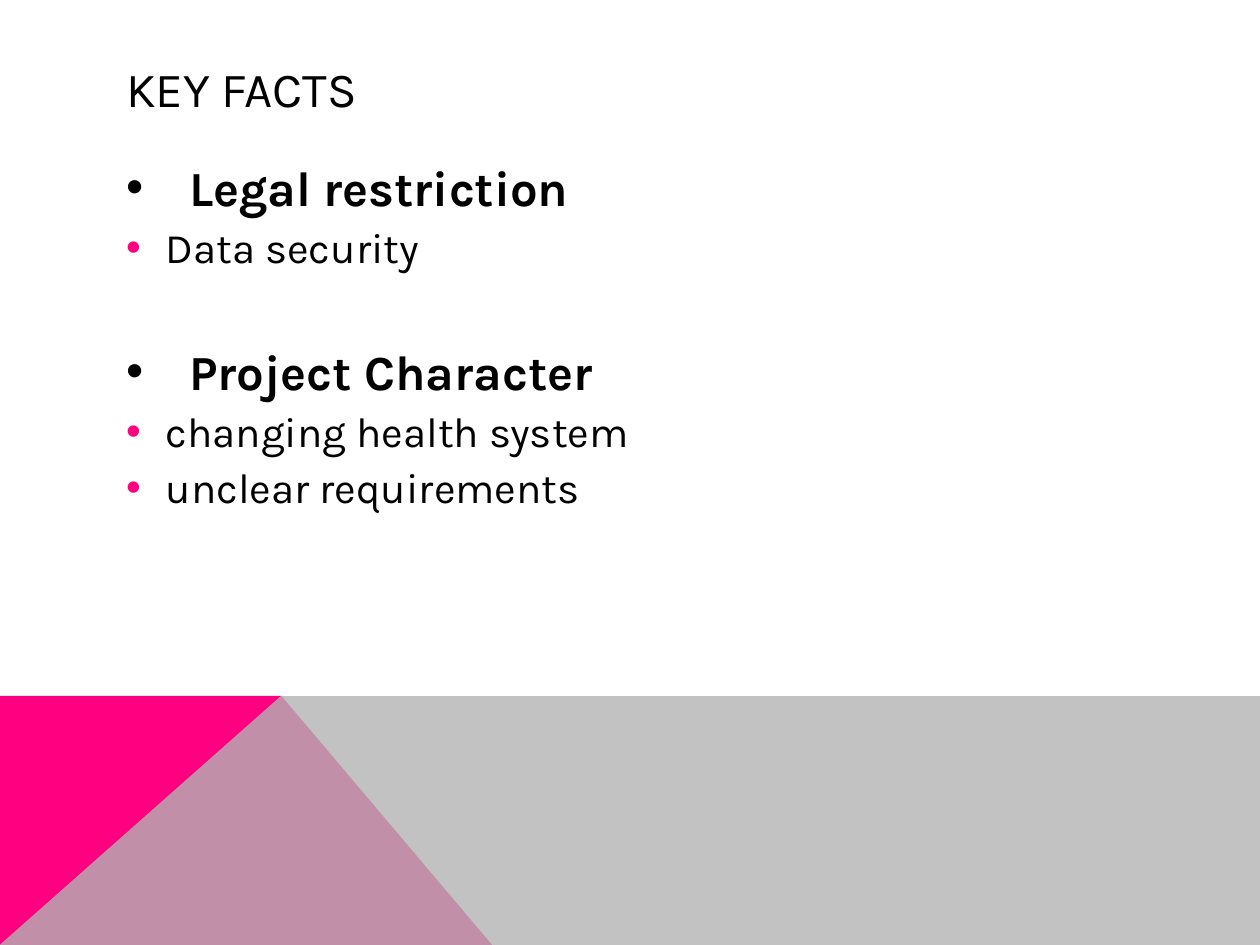
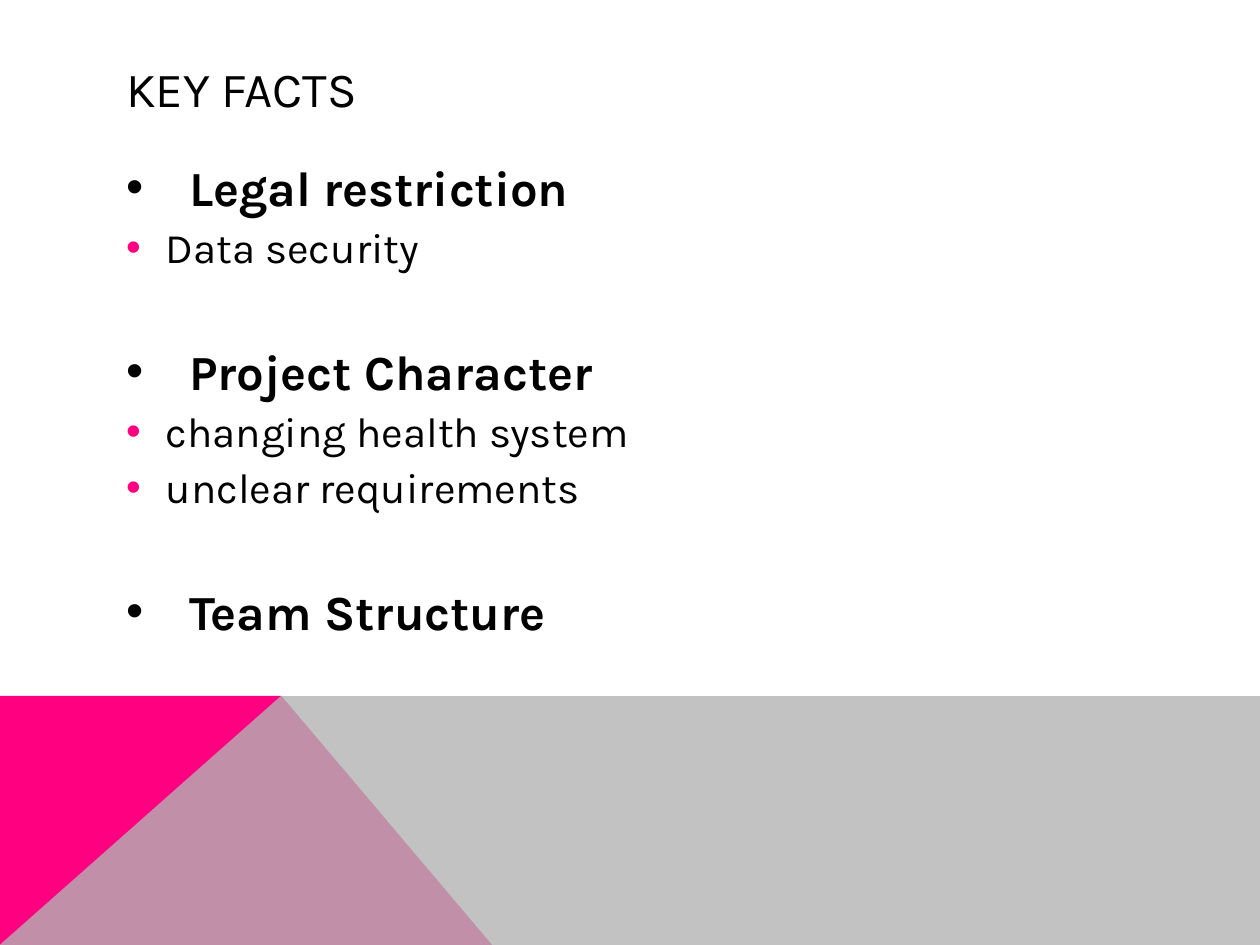
Before and after one commit to simonkrenger/ch.bfh.bti7081.s2013.pink, a slide deck: slide 3 of Project Pink/doc/task02/Presentation - CS Task 2.pptx. Drawn at 1260x945 pixels with LibreOffice and Linux fonts; fonts in the diff are those of the drawing. Boxes give left, top, right and bottom in pixels: in the first picture for what was removed or moved away, otherwise in the second. Text is boxed around its words. In the diff, an @@ line names an element or a change of style, - is before the commit and + after.

Commit message:
Präsentation update.

```diff
--- a/Project Pink/doc/task02/Presentation - CS Task 2.pptx
+++ b/Project Pink/doc/task02/Presentation - CS Task 2.pptx
@@ text at (189, 597, 546, 631): paragraph added @@
+• Team Structure
```
Also in this commit, not shown: 2 other slides changed, 2 slides added, 4 other files.
